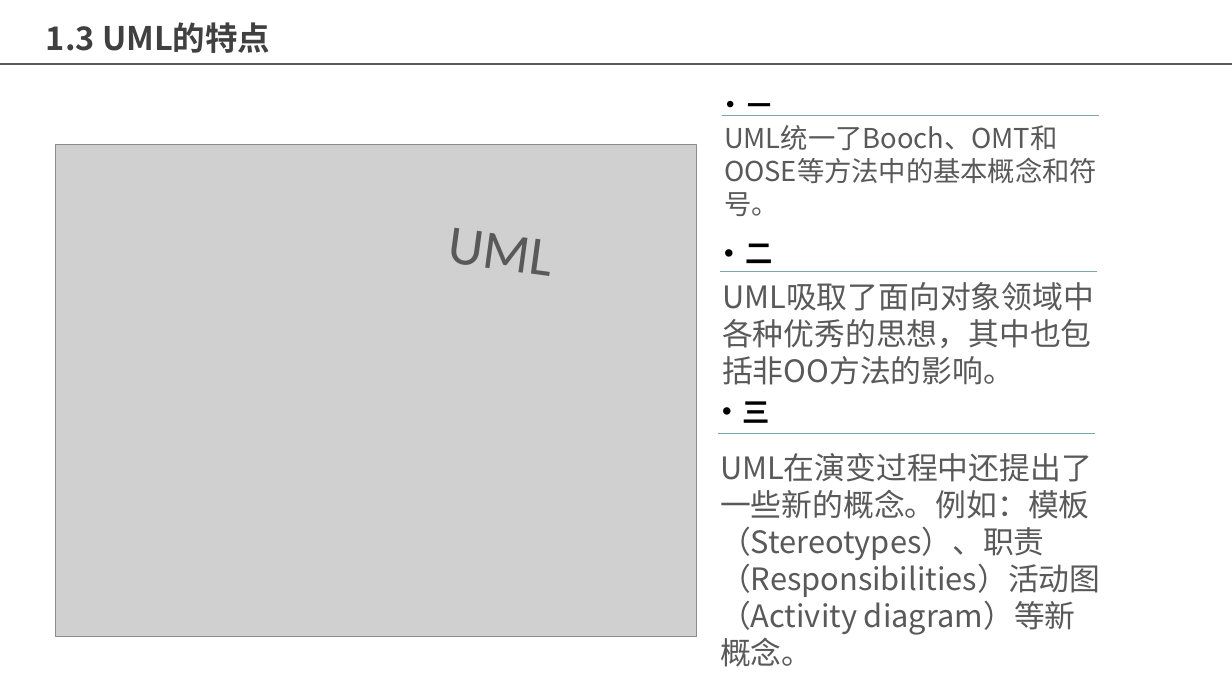
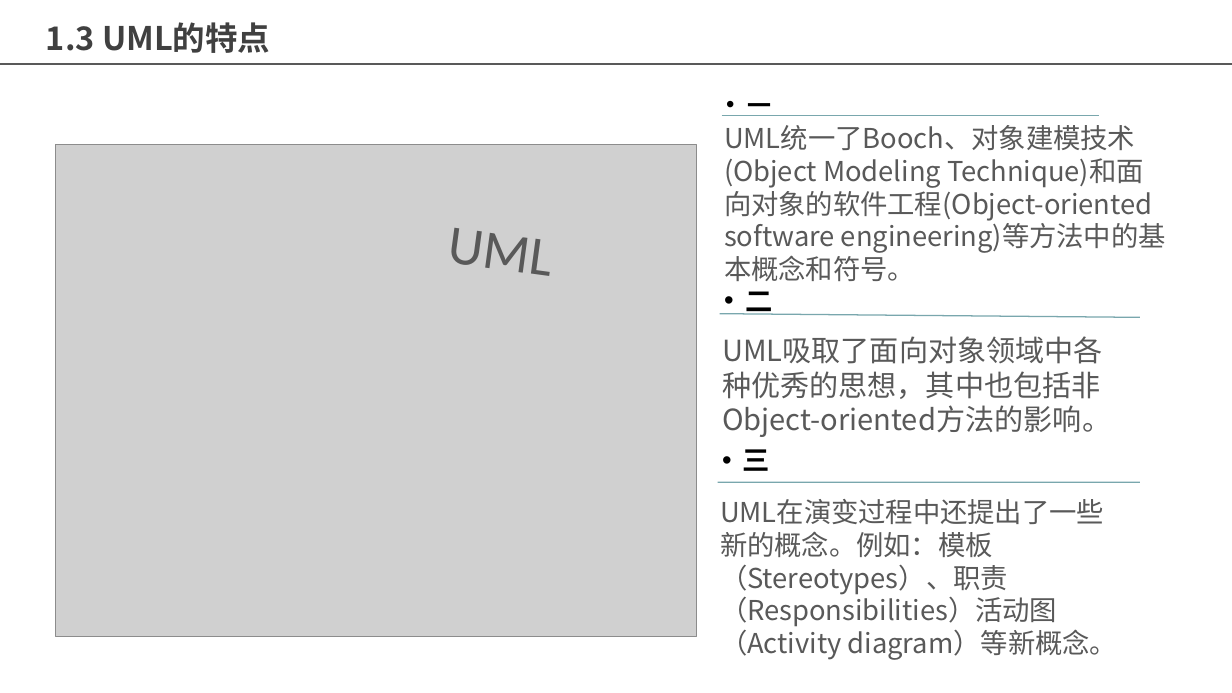
Before and after one commit to Maojiao/PRD, a slide deck: slide 8 of 渔乐生活/非受控文档/张嘉成/[PRD-06,31601377]翻转课堂UML概述.pptx. Drawn at 1232x693 pixels with LibreOffice and Linux fonts; fonts in the diff are those of the drawing; grey boxes stand for pictures; background and template pictures are left out. Boxes give left, top, right and bottom in pixels: in the first picture for what was removed or moved away, otherwise in the second. Text is boxed around its words. In the diff, an @@ line names an element or a change of style, - is before the commit and + after.

```diff
--- a/渔乐生活/非受控文档/张嘉成/[PRD-06,31601377]翻转课堂UML概述.pptx
+++ b/渔乐生活/非受控文档/张嘉成/[PRD-06,31601377]翻转课堂UML概述.pptx
@@ text at [724, 125, 1166, 281]: text changed @@
-UML统一了Booch、OMT和OOSE等方法中的基本概念和符号。
+UML统一了Booch、对象建模技术(Object Modeling Technique)和面向对象的软件工程(Object-oriented software engineering)等方法中的基本概念和符号。
@@ text "二" rewrapped from [745, 243, 772, 263] to [745, 291, 772, 315] @@
@@ line moved from (719, 272) - (1098, 272) to (719, 314) - (1140, 318) @@
@@ text at [722, 371, 1111, 437]: text changed; size 18 to 17 pt @@
-UML吸取了面向对象领域中各种优秀的思想，其中也包括非OO方法的影响。
+UML吸取了面向对象领域中各种优秀的思想，其中也包括非Object-oriented方法的影响。
@@ text "三": place and size @@
-text "三" at [743, 401, 770, 423]
+text "三" at [743, 449, 770, 471]
@@ text "UML在演变过程中还提出了一些新的概念。例如：模板（Stereotypes）、职责（Responsibilities）活 ...": place and size @@
-text "UML在演变过程中还提出了一些新的概念。例如：模板（Stereotypes）、职责（Responsibilities）活 ..." at [720, 490, 1100, 667]
+text "UML在演变过程中还提出了一些新的概念。例如：模板（Stereotypes）、职责（Responsibilities）活 ..." at [720, 531, 1117, 660]
@@ text "UML在演变过程中还提出了一些新的概念。例如：模板（Stereotypes）、职责（Responsibilities）活 ..." at [720, 531, 1117, 660]: size 18 to 16 pt @@
@@ line moved from (718, 434) - (1095, 434) to (718, 482) - (1140, 482) @@
```
Also in this commit, not shown: 13 other slides changed.
